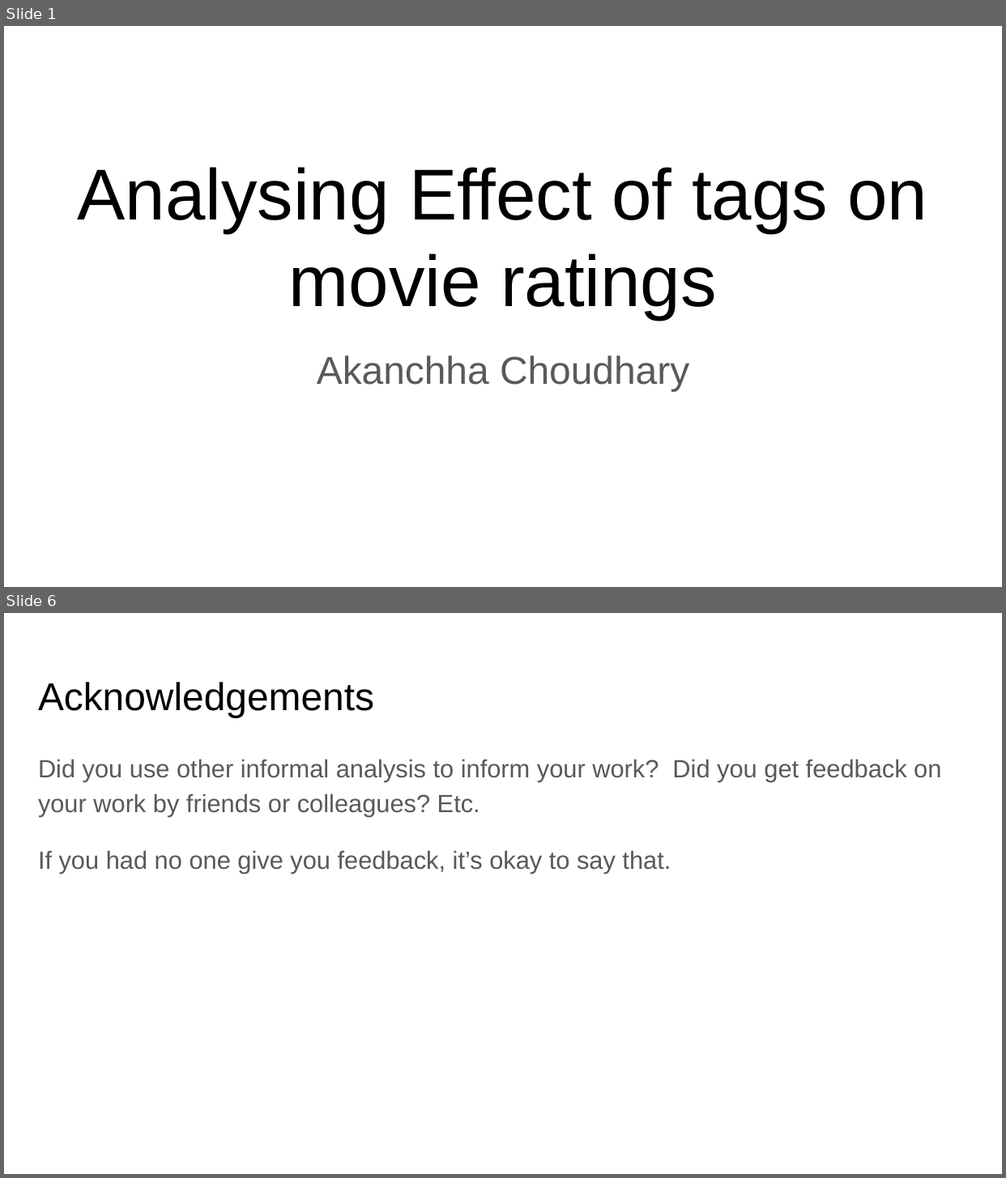
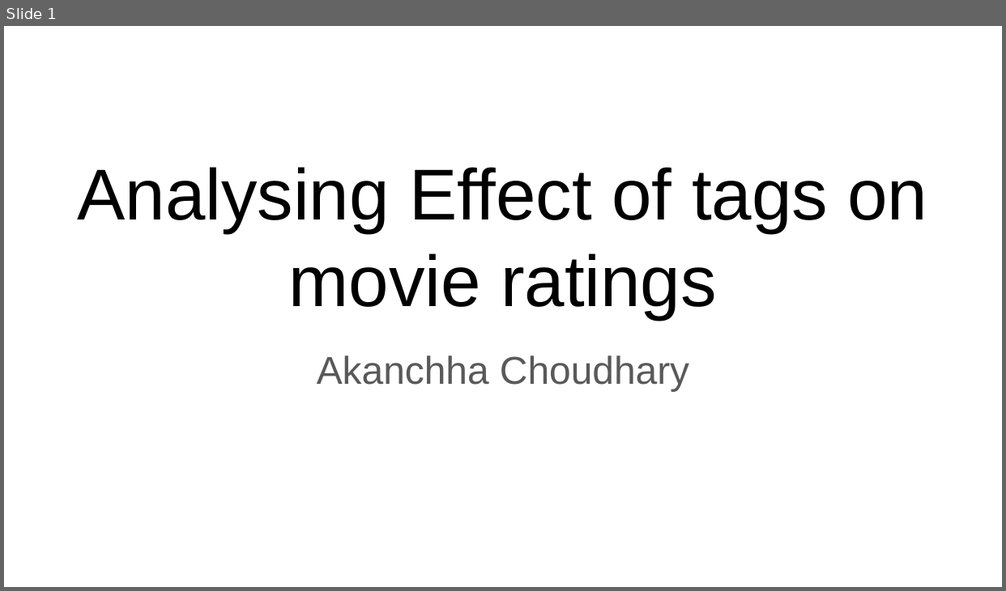
Before and after one commit to AkanchhaChoudhary/UCSanDiegoX-s-Data-Science-MicroMasters, a slide deck: Python_for_Data_Science/week-6/Copy of DSE 200X_ Mini Project Presentation Template.pptx. Shown one above the other, each under a label of ours: slides 1 and 6 before the commit, slide 1 after it; the slides between them are not shown. The pictures are 1006x1178 and 1006x591 pixels, drawn with LibreOffice and Linux fonts; fonts in the diff are those of the drawing. Boxes give left, top, right and bottom in pixels: in the first picture for what was removed or moved away, otherwise in the second. Text is boxed around its words. In the diff, an @@ line names an element or a change of style, - is before the commit and + after.

```diff
--- a/Python_for_Data_Science/week-6/Copy of DSE 200X_ Mini Project Presentation Template.pptx
+++ b/Python_for_Data_Science/week-6/Copy of DSE 200X_ Mini Project Presentation Template.pptx
@@ slide 6 removed at [4,613,1002,1174], background #FFFFFF @@
@@ title removed at [38,682,374,717] @@
-Acknowledgements
@@ text removed at [38,759,941,873] @@
-Did you use other informal analysis to inform your work? Did you get feedback on your work by friends or colleagues? Etc.
-If you had no one give you feedback, it’s okay to say that.
```
Also in this commit, not shown: 1 slide changed, 11 slides added, 4 other slides removed, 4 other files.
